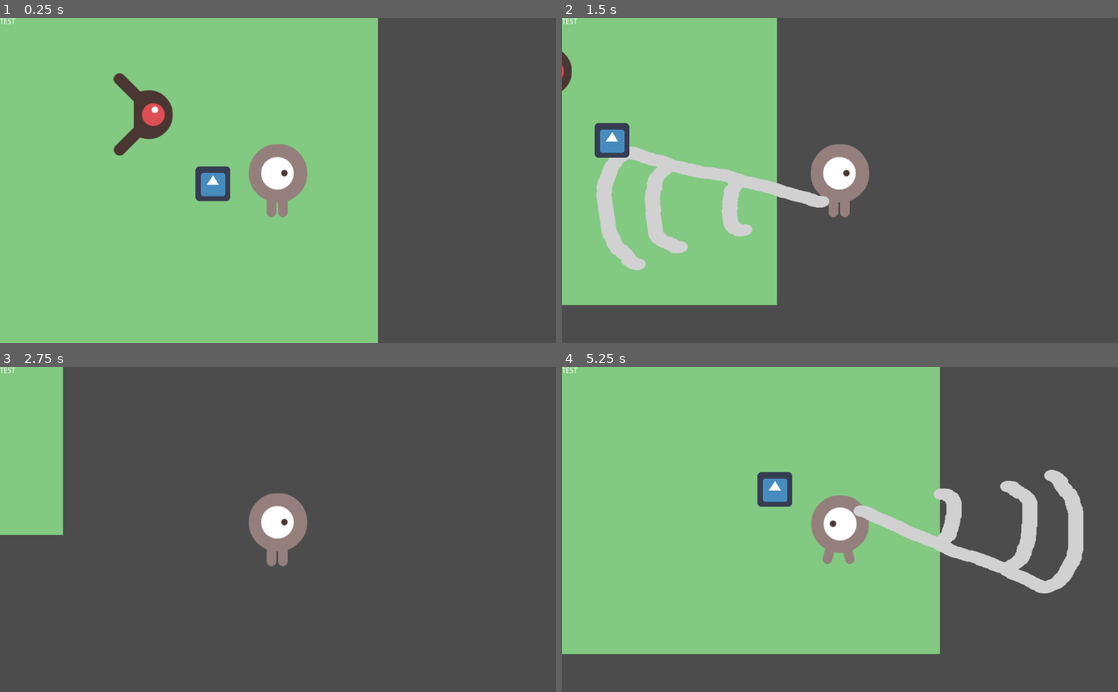
Above: before the commit, frames 1-4 (two rows, left to right).
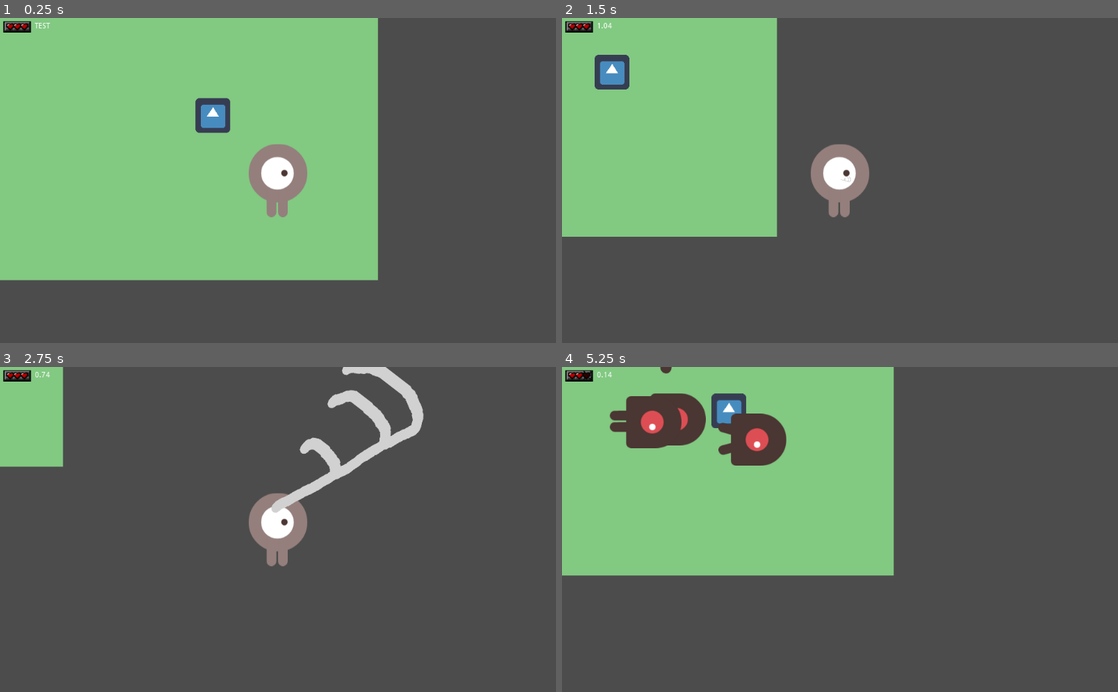
Above: after the commit, the same moments.

Repository: Salanderous/DwarfGame-
Game: Godot game, scene res://Main.tscn
The game is run twice, just before and just after one commit, with the same random seed, the same clock (stepped at 60 frames per second) and the same inputs. The engine's default icon, where the game draws it, is replaced by a stand-in: a white triangle on a blue panel in a dark square.
Inputs (mouse positions are in pixels of both pictures, inside the frame that each line leads up to):
- Up to frame 1 (0.25 s): no input
- Up to frame 2 (1.5 s): move the mouse to (962, 164) at 0.52 s; hold Right (move_right) 0.53-1.28 s; click (962, 164) at 0.6 s; move the mouse to (728, 196) at 1.27 s; hold Down (move_down) from 1.28 s (still down); click (728, 196) at 1.35 s
- Up to frame 3 (2.75 s): move the mouse to (333, 458) at 2.02 s; release Down (move_down) at 2.03 s; hold Right (move_right) from 2.03 s (still down); click (333, 458) at 2.1 s
- Up to frame 4 (5.25 s): move the mouse to (812, 594) at 2.77 s; release Right (move_right) at 2.78 s; hold Up (move_up) 2.78-3.53 s; click (812, 594) at 2.85 s; move the mouse to (1006, 578) at 3.52 s; hold Left (move_left) 3.53-5.03 s; click (1006, 578) at 3.6 s; move the mouse to (673, 480) at 4.27 s; click (673, 480) at 4.35 s; move the mouse to (867, 529) at 5.02 s; hold Down (move_down) from 5.03 s (still down); click (867, 529) at 5.1 s

The runs differ from the first frame. In frame 1, 16% of the frame differs, in the area x 0-68%, y 0-100%; in frame 2, 13%; in frame 3, 5.1%; in frame 4, 32%, in the area x 0-94%, y 0-89%.

Commit message:
Added more enemy behavior and player heath bar, also made the weapon actually work

Diff:
--- a/Enemy.gd
+++ b/Enemy.gd
@@ -1,9 +1,15 @@
 extends KinematicBody2D
+signal hit
+
+class_name Enemy
 
 
-# Declare member variables here. Examples:
-# var a = 2
-# var b = "text"
+const SPEED = 25
+const KNOCKBACK = 20
+
+
+onready var Player = get_node("/root/Player")
+onready var HealthBar = get_node("/root/Main/HUD/Control/HealthBar")
 
 
 func _ready():
@@ -18,9 +24,18 @@
 	queue_free()
 
 
-# Called every frame. 'delta' is the elapsed time since the previous frame.
-#func _process(delta):
-#	pass
+func _process(delta):
+	var collision = move_and_collide(findPlayerVector() * SPEED * delta)
+	if collision:
+		if collision.collider.name == "Player":
+			if Player.invincibility == 0:
+				Player.knockback += findPlayerVector() * KNOCKBACK
+				Player.invincibility = 60
+				HealthBar.frame += 1
+	pass
+
+func findPlayerVector():
+	return (get_node("/root/Player").position - position).normalized()
 
 
 #func _on_VisibilityNotifier2D_screen_exited():
--- a/Enemy.tscn
+++ b/Enemy.tscn
@@ -10,11 +10,6 @@
 
 [sub_resource type="SpriteFrames" id=1]
 animations = [ {
-"frames": [  ],
-"loop": true,
-"name": "default",
-"speed": 5.0
-}, {
 "frames": [ ExtResource( 4 ), ExtResource( 1 ) ],
 "loop": true,
 "name": "fly",
@@ -51,3 +46,5 @@
 shape = SubResource( 2 )
 
 [node name="VisibilityNotifier2D" type="VisibilityNotifier2D" parent="."]
+
+[connection signal="hit" from="." to="." method="_on_Enemy_hit"]
--- a/Level.tscn
+++ b/Level.tscn
@@ -1,6 +1,11 @@
-[gd_scene load_steps=2 format=2]
+[gd_scene load_steps=3 format=2]
 
 [ext_resource path="res://green_square.png" type="Texture" id=1]
+
+[sub_resource type="Curve2D" id=1]
+_data = {
+"points": PoolVector2Array( 0, 0, 0, 0, -128, -128, 0, 0, 0, 0, 128, -128, 0, 0, 0, 0, 128, 128, 0, 0, 0, 0, -128, 128, 0, 0, 0, 0, -128, -128 )
+}
 
 [node name="Level" type="StaticBody2D"]
 
@@ -12,3 +17,9 @@
 position = Vector2( -9.53674e-07, 9.53674e-06 )
 scale = Vector2( 0.768, 0.768 )
 texture = ExtResource( 1 )
+
+[node name="MobPath" type="Path2D" parent="."]
+curve = SubResource( 1 )
+
+[node name="MobSpawnLocation" type="PathFollow2D" parent="MobPath"]
+position = Vector2( -128, -128 )
--- a/Main.gd
+++ b/Main.gd
@@ -2,19 +2,21 @@
 
 var enemy_scene = preload("res://Enemy.tscn")
 var score
+var game_duration = 0
+var STAGE_HEIGHT = 500
+var STAGE_LENGTH = 500
+
+
+onready var Player = get_node("/root/Player")
 
 
 func _ready():
 	randomize()
-	_on_MobTimer_timeout()
+	new_game()
 
 
 func _process(delta):
-	pass
-
-
-func _on_Player_hit():
-	game_over()
+	game_duration += 1
 
 
 func game_over():
@@ -24,22 +26,26 @@
 
 func new_game():
 	score = 0
-	$Player.start($StartPosition.position)
-	$StartTimer.start()
+	$MobTimer.start()
+	$ScoreTimer.start()
 
 func _on_ScoreTimer_timeout():
 	score += 1
 
-func _on_StartTimer_timeout():
-	$MobTimer.start()
-	$ScoreTimer.start()
 
 func _on_MobTimer_timeout():
+	#Set the spawn location
+	var spawn_location = get_node("Level/MobPath/MobSpawnLocation")
+	spawn_location.offset = randi()
+	#If it is too close to the player, abort
+	if (Player.position - spawn_location.position).length() < 150:
+		print("Spawn prevented due to proximity")
+		return
 	# Create a new instance of the Enemy scene.
 	#The enemy object will handle its own movement
 	var enemy = enemy_scene.instance()
 	# Choose a spawn location
-	enemy.position = $TestEnemyPosition.position
+	enemy.position = spawn_location.position
 
 	# Spawn the mob by adding it to the Main scene.
 	add_child(enemy)
--- a/Main.tscn
+++ b/Main.tscn
@@ -1,29 +1,28 @@
-[gd_scene load_steps=6 format=2]
+[gd_scene load_steps=10 format=2]
 
-[ext_resource path="res://Player.tscn" type="PackedScene" id=1]
+[ext_resource path="res://art/hearts1.png" type="Texture" id=1]
 [ext_resource path="res://icon.png" type="Texture" id=2]
 [ext_resource path="res://Main.gd" type="Script" id=3]
 [ext_resource path="res://Level.tscn" type="PackedScene" id=4]
+[ext_resource path="res://Weapon Charge.gd" type="Script" id=5]
+[ext_resource path="res://art/hearts4.png" type="Texture" id=6]
+[ext_resource path="res://art/hearts2.png" type="Texture" id=7]
+[ext_resource path="res://art/hearts3.png" type="Texture" id=8]
 
-[sub_resource type="Curve2D" id=1]
-_data = {
-"points": PoolVector2Array( 0, 0, 0, 0, 0, 0, 0, 0, 0, 0, 1024, 0, 0, 0, 0, 0, 1024, 600, 0, 0, 0, 0, 0, 600, 0, 0, 0, 0, 0, 0 )
-}
+[sub_resource type="SpriteFrames" id=1]
+animations = [ {
+"frames": [ ExtResource( 1 ), ExtResource( 7 ), ExtResource( 8 ), ExtResource( 6 ) ],
+"loop": true,
+"name": "default",
+"speed": 5.0
+} ]
 
 [node name="Main" type="Node2D"]
 script = ExtResource( 3 )
 
-[node name="Player" parent="." instance=ExtResource( 1 )]
-position = Vector2( 200, 74 )
-
 [node name="MobTimer" type="Timer" parent="."]
-wait_time = 0.5
 
 [node name="ScoreTimer" type="Timer" parent="."]
-
-[node name="StartTimer" type="Timer" parent="."]
-wait_time = 2.0
-one_shot = true
 
 [node name="Sprite" type="Sprite" parent="."]
 position = Vector2( 80, 80 )
@@ -35,23 +34,26 @@
 [node name="TestEnemyPosition" type="Position2D" parent="."]
 position = Vector2( -48, -48 )
 
-[node name="MobPath" type="Path2D" parent="."]
-visible = false
-curve = SubResource( 1 )
-
 [node name="Level" parent="." instance=ExtResource( 4 )]
 scale = Vector2( 2, 2 )
 z_index = -1
 
-[node name="CanvasLayer" type="CanvasLayer" parent="."]
+[node name="HUD" type="CanvasLayer" parent="."]
 
-[node name="Control" type="Control" parent="CanvasLayer"]
+[node name="Control" type="Control" parent="HUD"]
 margin_right = 40.0
 margin_bottom = 40.0
 
-[node name="Weapon Charge" type="Label" parent="CanvasLayer/Control"]
-margin_right = 64.0
-margin_bottom = 32.0
+[node name="Weapon Charge" type="Label" parent="HUD/Control"]
+margin_left = 64.0
+margin_top = 8.0
+margin_right = 128.0
+margin_bottom = 40.0
 text = "TEST"
+script = ExtResource( 5 )
 
-[connection signal="hit" from="Player" to="." method="_on_Player_hit"]
+[node name="HealthBar" type="AnimatedSprite" parent="HUD/Control"]
+position = Vector2( 32, 16 )
+frames = SubResource( 1 )
+
+[connection signal="timeout" from="MobTimer" to="." method="_on_MobTimer_timeout"]
--- a/Player.gd
+++ b/Player.gd
@@ -3,21 +3,42 @@
 signal hit
 
 
+
 export var speed = 400 # How fast the player will move (pixels/sec).
 var screen_size # Size of the game window.
+const STARTPOSITION = Vector2(200, 200)
+var knockback = Vector2(0, 0)
+var invincibility = 0
 
-
+#When the main menu is made, move this to start()
 func _ready():
-	pass
-
-
-func start(pos):
-	position = get_parent().StartPosition
+	position = STARTPOSITION
 	show()
 	$CollisionShape2D.disabled = false
 
 
+func start(pos):
+	pass
+
+
 func _process(delta):
+	if invincibility > 0:
+		if ((invincibility % 6) == 0):
+			if visible:
+				hide()
+			else:
+				show()
+		invincibility -= 1
+	#Just to make sure the player never gets stuck as hidden because of getting hit.
+	#If the player is visible and should not be, look here
+	if invincibility == 0:
+		show()
+	if knockback != Vector2(0, 0):
+		position += knockback
+		knockback = .8 * knockback
+		if knockback.length() < 5:
+			knockback = Vector2(0, 0)
+		return
 	var velocity = Vector2.ZERO # The player's movement vector.
 	if Input.is_action_pressed("move_up"):
 		velocity.y -= 1
@@ -46,9 +67,20 @@
 		$AnimatedSprite.flip_h = velocity.x < 0
 
 
-func _on_Player_body_entered(body):
+func _on_Enemy_body_entered(body):
 	#TODO: Remove unnecessary parts of this function. On touching an enemy the player should get hit and then become invuncible for a second
 	hide() # Player disappears after being hit.
 	emit_signal("hit")
 	# Must be deferred as we can't change physics properties on a physics callback.
 	$CollisionShape2D.set_deferred("disabled", true)
+
+func get_camera():
+	return $Camera2D
+
+func get_position():
+	return position
+
+func invincibility():
+	$CollisionShape2D.set("disabled", true)
+	yield(get_tree().create_timer(1.0), "timeout")
+	$CollisionShape2D.set("disabled", false)
--- /dev/null
+++ b/Weapon Charge.gd
@@ -0,0 +1,18 @@
+extends Label
+
+var chargeText
+
+
+# Called when the node enters the scene tree for the first time.
+func _ready():
+	pass # Replace with function body.
+
+
+func _process(delta):
+	pass
+
+func _on_Weapon_weapon_swing():
+	text = str(0)
+
+func _on_Weapon_weapon_charge():
+	text = str(int(text) + 0.5)
--- a/Weapon.gd
+++ b/Weapon.gd
@@ -2,7 +2,9 @@
 signal weapon_swing
 
 var weapon_charge = 0
+var physics_lock = false
 
+onready var WeaponCharge = get_node("/root/Main/HUD/Control/Weapon Charge")
 
 # Called when the node enters the scene tree for the first time.
 func _ready():
@@ -11,36 +13,33 @@
 
 # Called every frame. 'delta' is the elapsed time since the previous frame.
 func _process(delta):
-	if Input.is_action_just_pressed("left_click"):
+	if (!physics_lock):
+		rotation = find_weapon_rotation()
 		scale = Vector2(weapon_charge, weapon_charge)
+	if Input.is_action_just_pressed("left_click") and physics_lock == false:
 		weapon_charge = 0
+		WeaponCharge.set_text(str(0))
 		emit_signal("weapon_swing")
-		rotation = find_weapon_rotation()
 		#print("Left Click")
+		physics_lock = true
 		show()
-		var hit_things
-		hit_things = get_overlapping_bodies()
-		for thing in hit_things:
-			#print("Got overlapping body")
-			if thing.has_method("die"):
-				#print("Got enemy")
-				thing.die()
+		check_weapon_targets()
 		yield(get_tree().create_timer(1.0), "timeout")
 		hide()
-
+		physics_lock = false
 
 func find_weapon_rotation():
 	var screenCenter = get_viewport_rect().size/2
 	var weaponVector = Vector2(get_viewport().get_mouse_position() - screenCenter)
-	#print("Mouse Position:")
-	#print(get_viewport().get_mouse_position())
-	#print("Screen Center:")
-	#print(screenCenter)
-	#print("Weapon Vector:")
-	#print(weaponVector.normalized())
 	return weaponVector.angle() + PI/2
 
-
+func check_weapon_targets():
+	for thing in get_overlapping_bodies():
+		#print("Got overlapping body")
+		if thing.has_method("die"):
+			#print("Got enemy")
+			thing.die()
 
 func _on_Player_charge_weapon():
-	weapon_charge += .05
+	weapon_charge += .02
+	WeaponCharge.set_text(str(weapon_charge))
--- a/project.godot
+++ b/project.godot
@@ -8,11 +8,25 @@
 
 config_version=4
 
+_global_script_classes=[ {
+"base": "KinematicBody2D",
+"class": "Enemy",
+"language": "GDScript",
+"path": "res://Enemy.gd"
+} ]
+_global_script_class_icons={
+"Enemy": ""
+}
+
 [application]
 
 config/name="Dwarf Game"
 run/main_scene="res://Main.tscn"
 config/icon="res://icon.png"
+
+[autoload]
+
+Player="*res://Player.tscn"
 
 [gui]
 
Binary file added: art/hearts1.png
Not shown, added: art/hearts1.png.import
Binary file added: art/hearts2.png
Not shown, added: art/hearts2.png.import
Binary file added: art/hearts3.png
Not shown, added: art/hearts3.png.import
Binary file added: art/hearts4.png
Not shown, added: art/hearts4.png.import
